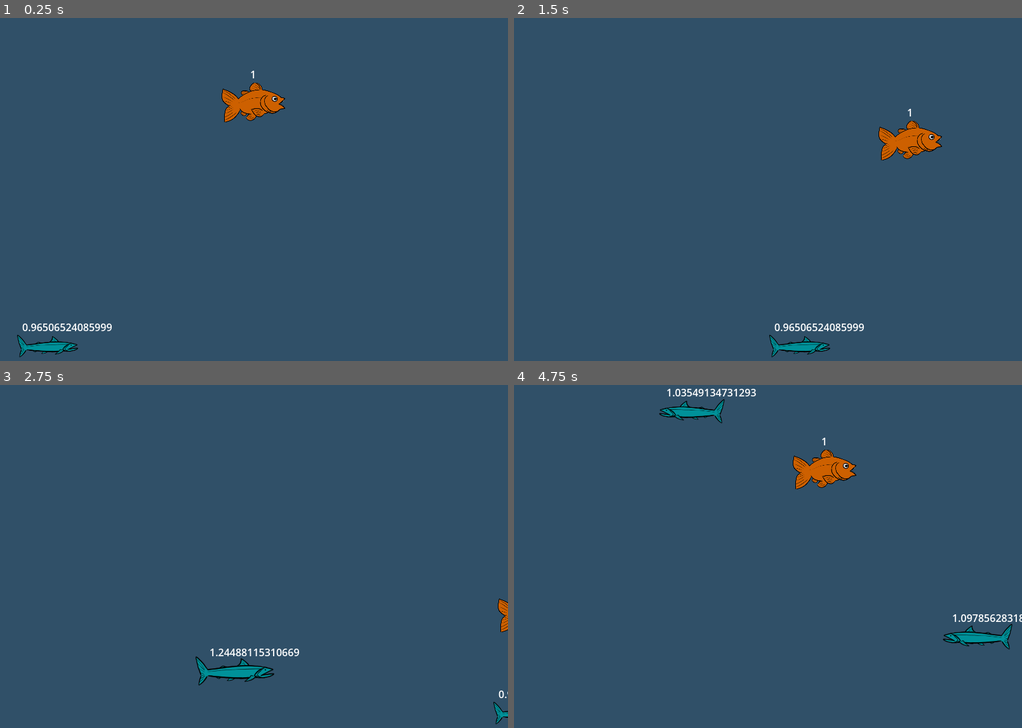
Above: before the commit, frames 1-4 (two rows, left to right).
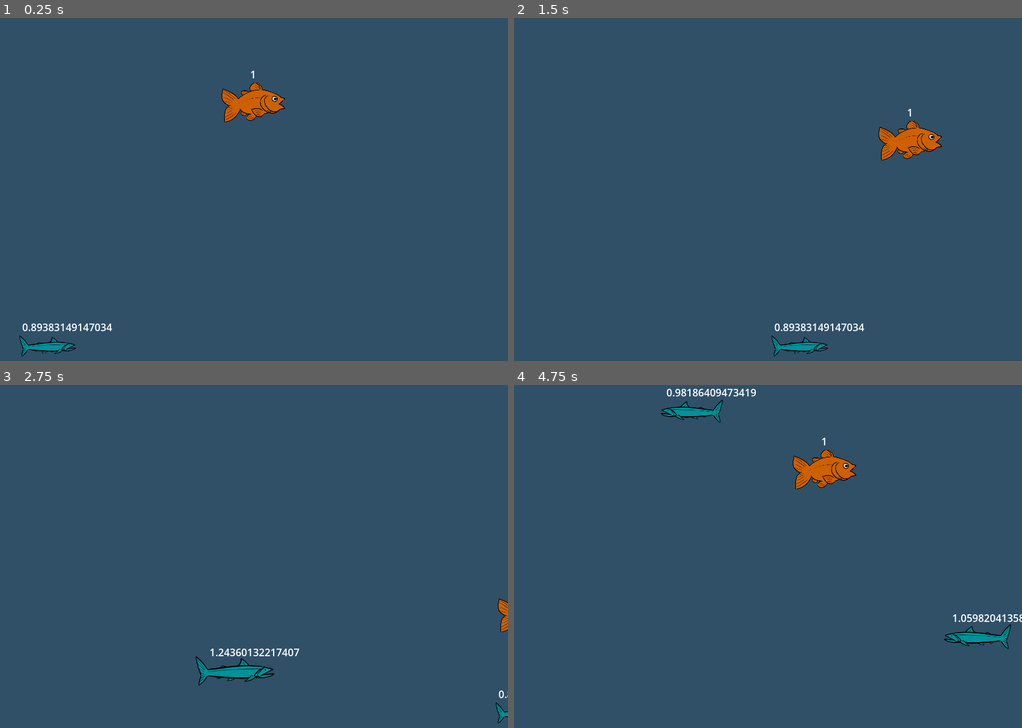
Above: after the commit, the same moments.

Repository: CatNine9/FishGame
Game: Godot game, scene res://Levels/Main.tscn
The game is run twice, just before and just after one commit, with the same random seed, the same clock (stepped at 60 frames per second) and the same inputs.
Inputs:
- Up to frame 1 (0.25 s): no input
- Up to frame 2 (1.5 s): hold Right (ui_right) 0.53-1.28 s; hold Down (ui_down) from 1.28 s (still down)
- Up to frame 3 (2.75 s): release Down (ui_down) at 2.03 s; hold Right (ui_right) from 2.03 s (still down)
- Up to frame 4 (4.75 s): release Right (ui_right) at 2.78 s; hold Up (ui_up) 2.78-3.53 s; hold Left (ui_left) from 3.53 s (still down)

The runs differ from the first frame. In frame 1, 0.4% of the frame differs, in the area x 3-23%, y 89-99%; in frame 2, 0.4%; in frame 3, 0.2%; in frame 4, 0.7%, in the area x 28-100%, y 1-78%.

Commit message:
Bug fix
No error when player is queue freed, and enemies stop spawning when player dies. (might change later)

Diff:
--- a/FishGame/Levels/Main.gd
+++ b/FishGame/Levels/Main.gd
@@ -3,6 +3,7 @@
 
 
 @onready var enemy_spawn_delay = $EnemySpawnDelay
+@onready var player = $Player
 @onready var player_collision = $Player/AreaBody/CollisionBody
 
 
@@ -18,13 +19,11 @@
 
 
 
-func _process(delta):
-	pass
-
-
-
 func _on_enemy_spawn_delay_timeout():
-	spawn_enemy()
+	if player == null:
+		enemy_spawn_delay.stop()
+	else:
+		spawn_enemy()
 
 
 
@@ -33,7 +32,7 @@
 
 	var random_height_value = randi_range(0, 600)
 
-	var random_size_value = randf_range(player_collision.scale.x * 0.85, player_collision.scale.x * 1.25)
+	var random_size_value = randf_range(player_collision.scale.x * 0.75, player_collision.scale.x * 1.25)
 
 	var enemy_preload = preload("res://Fish/Enemy.tscn")
 	var enemy_spawn = enemy_preload.instantiate()
